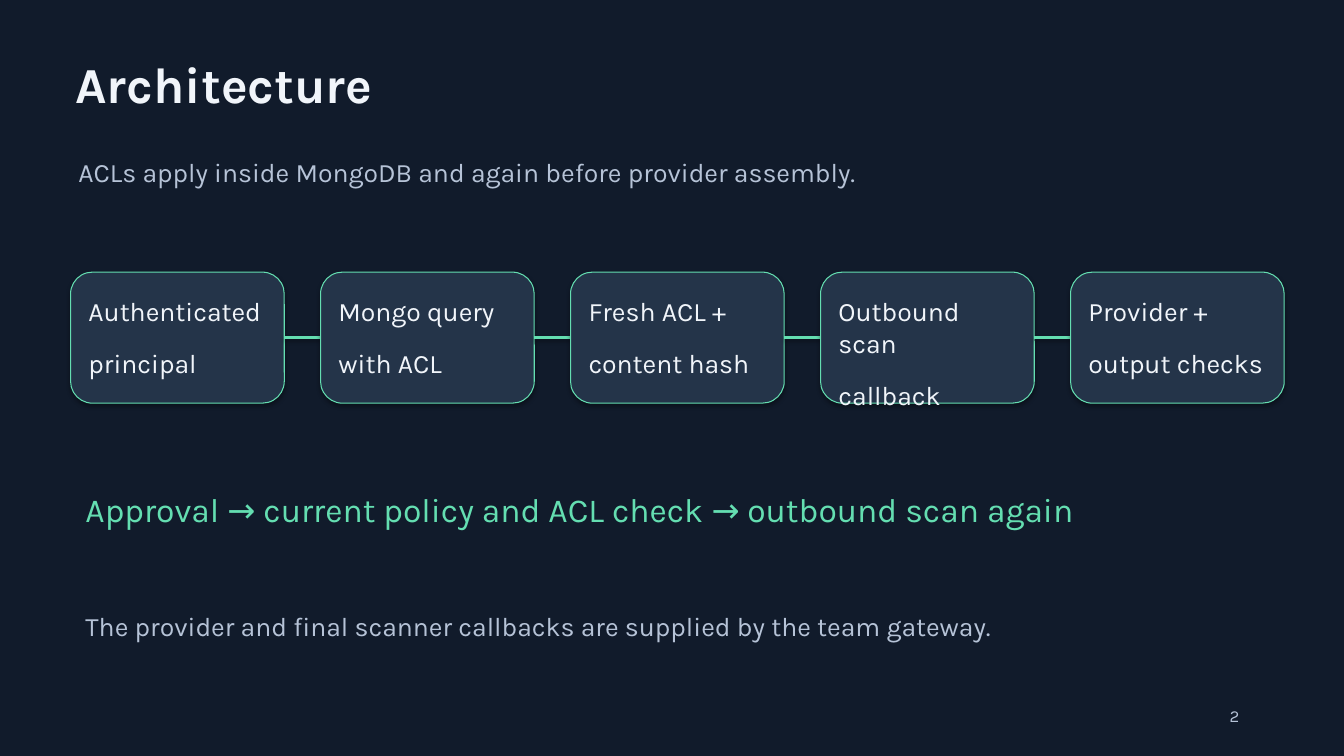
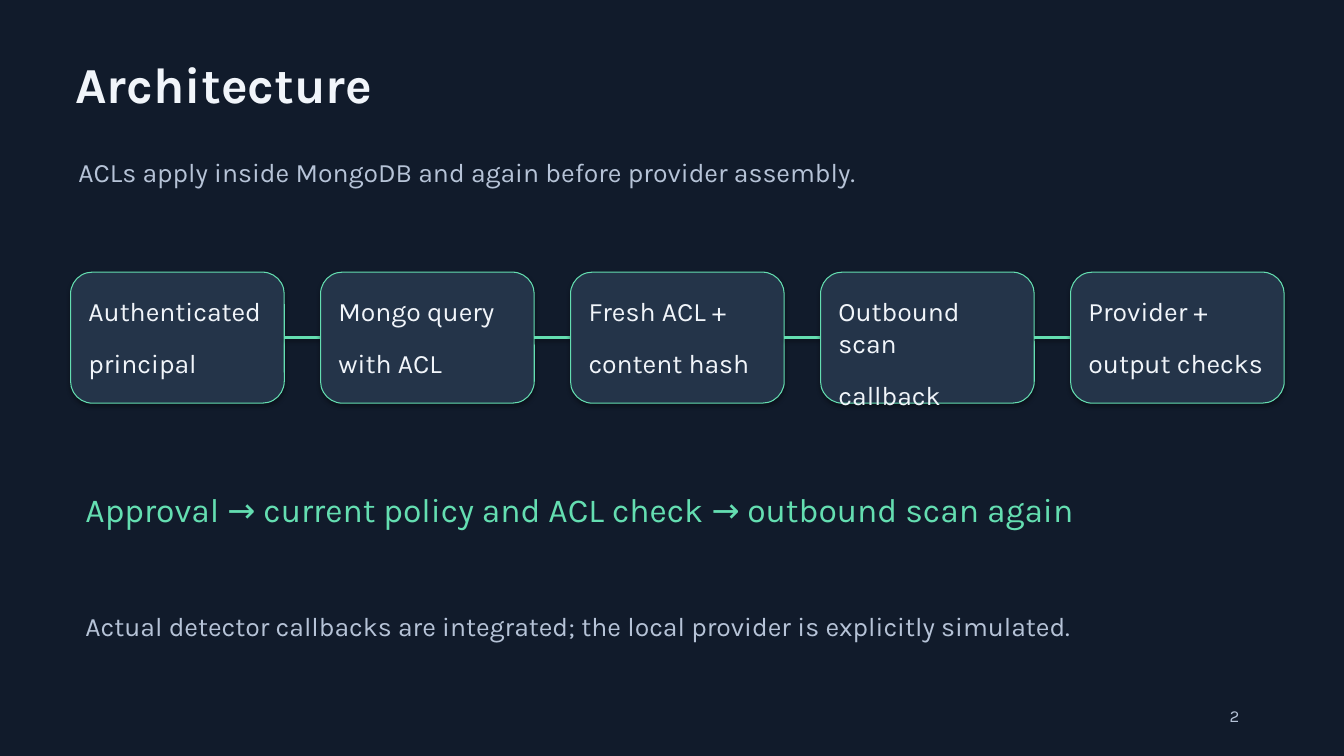
Before and after one commit to TeamElara/Aevia-AI, a slide deck: slide 2 of docs/Alwaz-LeakShield.pptx. Drawn at 1344x756 pixels with LibreOffice and Linux fonts; fonts in the diff are those of the drawing. Boxes give left, top, right and bottom in pixels: in the first picture for what was removed or moved away, otherwise in the second. Text is boxed around its words. In the diff, an @@ line names an element or a change of style, - is before the commit and + after.

```diff
--- a/docs/Alwaz-LeakShield.pptx
+++ b/docs/Alwaz-LeakShield.pptx
@@ text at bbox=[85, 618, 1070, 643]: text changed @@
-The provider and final scanner callbacks are supplied by the team gateway.
+Actual detector callbacks are integrated; the local provider is explicitly simulated.
```
Also in this commit, not shown: 2 other slides changed, 23 other files.
